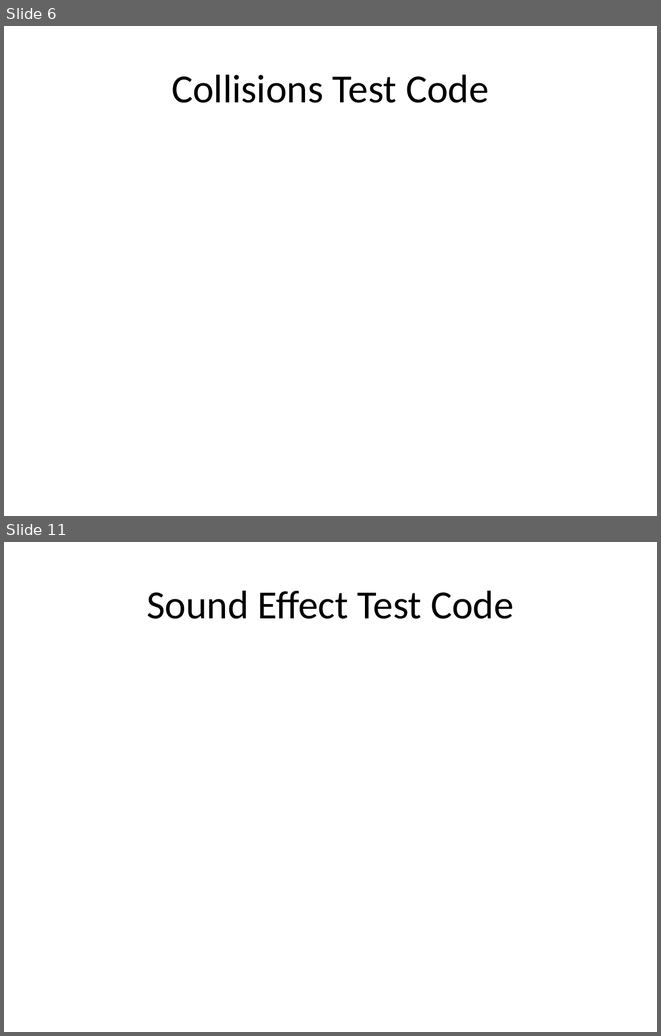
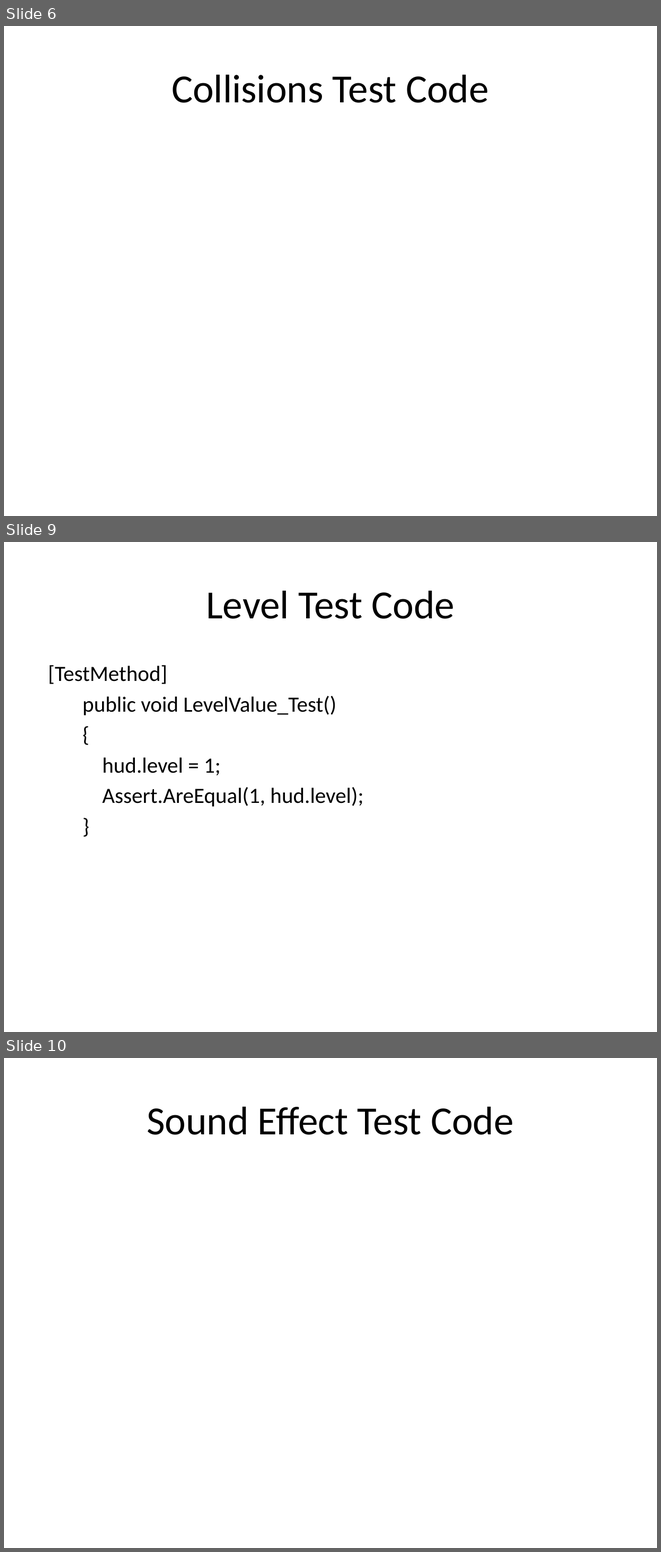
Before and after one commit to csce3513/Team15, a slide deck: Project Starfighter 1.2.pptx. Shown one above the other, each under a label of ours: slides 6 and 11 before the commit, slides 6, 9 and 10 after it; the slides between them are not shown. The pictures are 661x1036 and 661x1552 pixels, drawn with LibreOffice and Linux fonts; fonts in the diff are those of the drawing; background and template pictures are left out. Boxes give left, top, right and bottom in pixels: in the first picture for what was removed or moved away, otherwise in the second. Text is boxed around its words. In the diff, an @@ line names an element or a change of style, - is before the commit and + after.

```diff
--- a/Project Starfighter 1.2.pptx
+++ b/Project Starfighter 1.2.pptx
@@ slide 9 added at [4, 542, 657, 1032], background picture (left out) @@
@@ title added at [206, 590, 454, 619], 44 pt, text #000000 @@
+Level Test Code
@@ text added at [48, 665, 363, 806], 24 pt, text #000000 @@
+[TestMethod]
+public void LevelValue_Test()
+{
+hud.level = 1;
+Assert.AreEqual(1, hud.level);
+}
@@ what was slide 11 is now slide 10 @@
```
Also in this commit, not shown: 2 slides changed, 2 slides removed.
